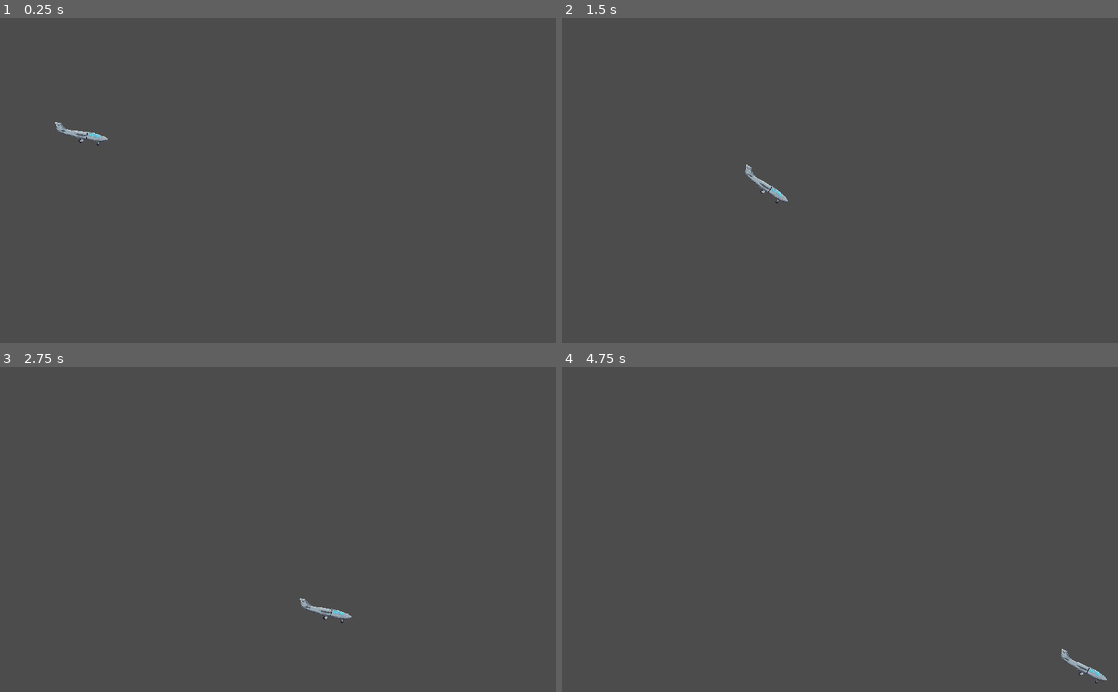
Above: before the commit, frames 1-4 (two rows, left to right).
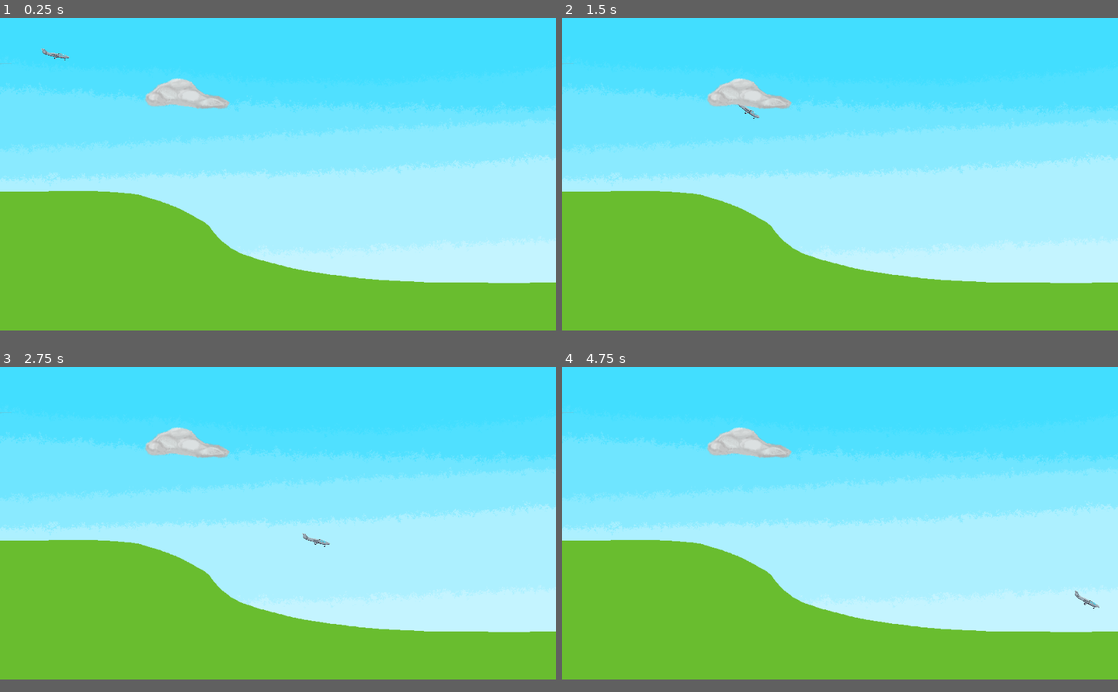
Above: after the commit, the same moments.

Repository: le-cds/untitledgamejam18
Game: Godot game, scene res://scenes/World2D.tscn
Same seed, same stepped clock (60 frames per second), same inputs: the game is played once before the commit and once after it.
Inputs (mouse positions are in pixels of both pictures, inside the frame that each line leads up to):
- Up to frame 1 (0.25 s): no input
- Up to frame 2 (1.5 s): tap Enter (ui_accept) at 0.5, 0.77 s; move the mouse to (962, 164) at 0.52 s; hold Space (game_gravity_switch) 0.53-1.28 s; click (962, 164) at 0.67 s; move the mouse to (728, 196) at 1.27 s; tap Space (game_gravity_switch) at 1.35 s; click (728, 196) at 1.42 s
- Up to frame 3 (2.75 s): tap Enter (ui_accept) at 1.52 s; move the mouse to (333, 458) at 2.02 s; hold Space (game_gravity_switch) from 2.03 s (still down); click (333, 458) at 2.17 s
- Up to frame 4 (4.75 s): move the mouse to (812, 594) at 2.77 s; release Space (game_gravity_switch) at 2.78 s; tap Space (game_gravity_switch) at 2.85, 4.35 s; click (812, 594) at 2.92 s; tap Enter (ui_accept) at 3.02, 3.77, 4.52 s; move the mouse to (1006, 578) at 3.52 s; hold Space (game_gravity_switch) 3.53-4.28 s; click (1006, 578) at 3.67 s; move the mouse to (673, 480) at 4.27 s; click (673, 480) at 4.42 s
In our replay, the window is 800x468 before the commit and 800x450 after it. These sizes can differ from the game's own. Grey fills any space a smaller window leaves; there, only what the larger window draws over its background counts as a difference.

The runs differ from the first frame. In frame 1, 96% of the frame differs, in the area x 0-100%, y 0-97%; in frame 2, 96%; in frame 3, 96%; in frame 4, 96%, in the area x 0-100%, y 0-98%.

Commit message:
Update plane physics - still not satisfying and a bit glitchy

Diff:
--- a/glider/project.godot
+++ b/glider/project.godot
@@ -44,6 +44,8 @@
 
 [display]
 
+window/size/width=960
+window/size/height=540
 window/stretch/mode="2d"
 window/stretch/aspect="keep"
 
--- a/glider/scenes/Plane2D/Plane2D.gd
+++ b/glider/scenes/Plane2D/Plane2D.gd
@@ -8,20 +8,40 @@
 var _gravity := GRAVITY_STANDARD
 var _velocity := Vector2()
 
+var _stop_alpha := 0.0
+var _on_floor := false
+var stop_duration = 3.0
+
 
 func _ready() -> void:
-	_velocity.x = SPEED * SCALE
-	_velocity.y = 0
+    _velocity.x = SPEED * SCALE
+    _velocity.y = 0
 
 
 func _physics_process(delta: float) -> void:
-	if Input.is_action_pressed("game_gravity_switch"):
-		_gravity = GRAVITY_UP * SCALE
-	else:
-		_gravity = GRAVITY_STANDARD * SCALE
 
-	_velocity.y += _gravity * delta
+    if not _on_floor:
+        if Input.is_action_pressed("game_gravity_switch"):
+            _gravity = GRAVITY_UP * SCALE
+        else:
+            _gravity = GRAVITY_STANDARD * SCALE
 
-	rotation = _velocity.angle()
+        rotation = _velocity.angle()
+    else:
+        _gravity = GRAVITY_STANDARD * SCALE
 
-	move_and_collide(_velocity * delta)
+    _velocity.y += _gravity * delta
+
+    move_and_slide(_velocity)
+
+    var slide_count = get_slide_count()
+    print(slide_count)
+    if slide_count > 0 and not _on_floor:
+        _on_floor = true
+        _stop_alpha = 0.0
+
+    if slide_count > 0:
+        _stop_alpha += delta * slide_count
+        var collision: KinematicCollision2D = get_slide_collision(0)
+        _velocity.x = lerp(_velocity.x, 0, _stop_alpha / stop_duration)
+        # print(_velocity.x)
--- a/glider/scenes/Plane2D/Plane2D.tscn
+++ b/glider/scenes/Plane2D/Plane2D.tscn
@@ -1,16 +1,35 @@
-[gd_scene load_steps=4 format=2]
+[gd_scene load_steps=5 format=2]
 
 [ext_resource path="res://scenes/Plane2D/Plane.png" type="Texture" id=1]
 [ext_resource path="res://scenes/Plane2D/Plane2D.gd" type="Script" id=2]
 
-[sub_resource type="RectangleShape2D" id=1]
-extents = Vector2( 50.0976, 15.102 )
+[sub_resource type="CircleShape2D" id=1]
+radius = 3.03322
+
+[sub_resource type="CircleShape2D" id=2]
+radius = 2.61191
 
 [node name="Plane2D" type="KinematicBody2D"]
 script = ExtResource( 2 )
 
-[node name="CollisionShape2D" type="CollisionShape2D" parent="."]
+[node name="Sprite" type="Sprite" parent="."]
+texture = ExtResource( 1 )
+
+[node name="RearWheel" type="CollisionShape2D" parent="."]
+position = Vector2( 1.13917, 12.1037 )
 shape = SubResource( 1 )
 
-[node name="Sprite" type="Sprite" parent="."]
-texture = ExtResource( 1 )
+[node name="FrontWheel" type="CollisionShape2D" parent="."]
+position = Vector2( 34.3174, 12.6732 )
+shape = SubResource( 2 )
+
+[node name="PlaneBody" type="CollisionPolygon2D" parent="."]
+polygon = PoolVector2Array( -49.9383, -14.9157, -39.2586, -15.0581, -30.8572, -7.51112, -24.8766, -5.37518, -13.2001, -5.37518, 11.5768, -6.79914, 24.5348, -6.51435, 42.4767, -3.95122, 49.8813, -1.1033, 50.0237, 3.02618, 44.755, 5.8741, 36.4961, 7.86765, 35.3569, 9.7188, 33.3634, 9.5764, 31.3698, 7.58286, 6.02332, 7.86765, 2.03624, 9.7188, 2.17863, 7.58286, -4.22919, 7.86765, -19.4656, 5.8741, -37.4075, 3.16858, -41.2521, 1.88702, -45.9512, -4.09361, -45.9512, -7.93831 )
+
+[node name="RearWheelRay" type="RayCast2D" parent="."]
+position = Vector2( 1.17271, 15.0892 )
+cast_to = Vector2( 0, 3 )
+
+[node name="FrontWheelRay" type="RayCast2D" parent="."]
+position = Vector2( 34.3127, 15.2095 )
+cast_to = Vector2( 0, 3 )
--- a/glider/scenes/World2D.tscn
+++ b/glider/scenes/World2D.tscn
@@ -1,8 +1,46 @@
-[gd_scene load_steps=2 format=2]
+[gd_scene load_steps=7 format=2]
 
 [ext_resource path="res://scenes/Plane2D/Plane2D.tscn" type="PackedScene" id=1]
+[ext_resource path="res://scenes/World/skybox.png" type="Texture" id=2]
+[ext_resource path="res://scenes/World/cloud.png" type="Texture" id=3]
+[ext_resource path="res://scenes/World/level.png" type="Texture" id=4]
+
+[sub_resource type="PhysicsMaterial" id=2]
+
+[sub_resource type="RectangleShape2D" id=1]
+extents = Vector2( 313.594, 95.387 )
 
 [node name="World2D" type="Node2D"]
 
+[node name="Background" type="Sprite" parent="."]
+position = Vector2( 480, 270 )
+texture = ExtResource( 2 )
+__meta__ = {
+"_edit_lock_": true
+}
+
 [node name="Plane2D" parent="." instance=ExtResource( 1 )]
-position = Vector2( 103.775, 211.271 )
+position = Vector2( 50.0907, 59.6919 )
+scale = Vector2( 0.5, 0.5 )
+
+[node name="Cloud" type="Sprite" parent="."]
+position = Vector2( 322.163, 124.745 )
+scale = Vector2( 0.823134, 0.826302 )
+texture = ExtResource( 3 )
+
+[node name="Sprite" type="Sprite" parent="."]
+position = Vector2( 480, 270 )
+texture = ExtResource( 4 )
+
+[node name="FloorCollider" type="StaticBody2D" parent="."]
+physics_material_override = SubResource( 2 )
+
+[node name="CollisionPolygon2D" type="CollisionPolygon2D" parent="FloorCollider"]
+build_mode = 1
+polygon = PoolVector2Array( 1.04944, 298.806, 146.007, 299.436, 215.965, 301.957, 243.696, 305.738, 307.981, 328.427, 356.51, 354.268, 371.712, 374.054, 390.203, 391.035, 412.467, 405.752, 440.768, 416.318, 473.598, 424.619, 539.258, 440.091, 613.219, 448.77, 659.83, 451.819, 734.265, 454.899, 872.683, 458.533, 960.36, 457.885, 960.828, 541.074, 800.492, 516.796, 665.987, 496.429, 583.669, 483.965, 470.573, 466.84, 282.142, 438.308, 231.107, 412.98, 207.862, 401.444, 167.984, 381.653, 113.295, 354.512, 84.3529, 340.148 )
+
+[node name="LandingCollider" type="Area2D" parent="."]
+
+[node name="CollisionShape2D" type="CollisionShape2D" parent="LandingCollider"]
+position = Vector2( 660.069, 372.458 )
+shape = SubResource( 1 )
